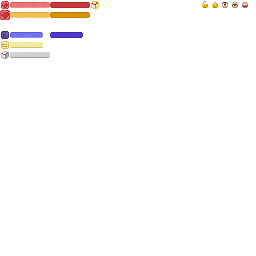
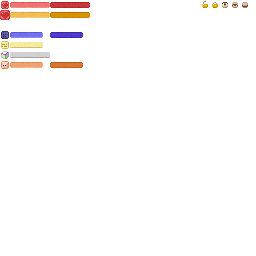
Two versions of the same layered image (256 x 256). Layer-by-layer changes:
added layer "成长槽 - 满" above "成长槽 - 空" over [left=50, top=62, right=83, bottom=68]
added layer "成长槽 - 空" above "小孩" over [left=10, top=62, right=43, bottom=68]
added layer "小孩" above "不显示" over [left=1, top=61, right=9, bottom=69]
removed layer "碰撞箱 - 弃用" over [left=91, top=1, right=99, bottom=9]
